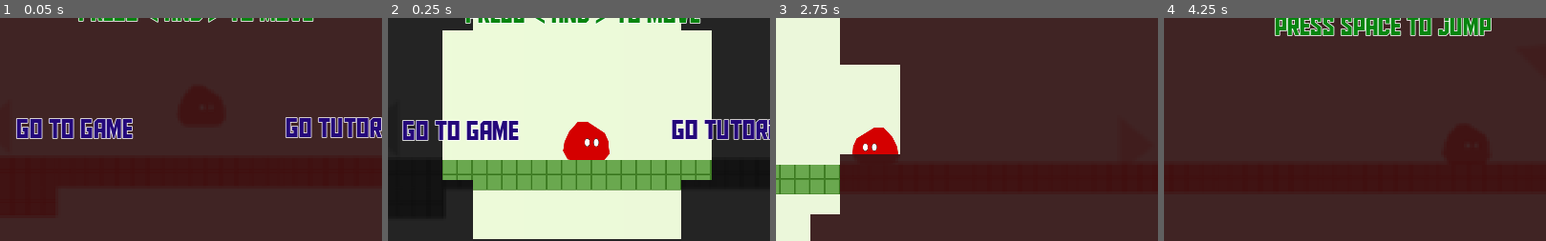
Above: before the commit, frames 1-4 (left to right).
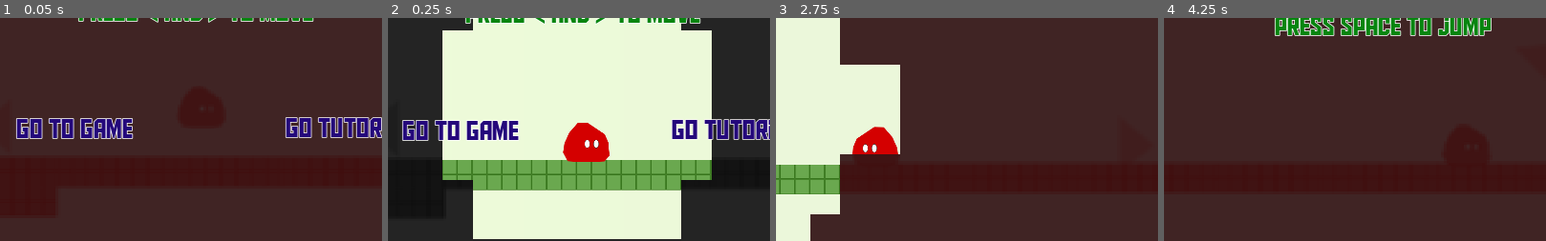
Above: after the commit, the same moments.

Repository: glitchcore/comfort
Game: Godot game, scene res://Scenes/BaseLevel.tscn
Same seed, same stepped clock (60 frames per second), same inputs: the game is played once before the commit and once after it.
Inputs:
- Up to frame 1 (0.05 s): no input
- Up to frame 2 (0.25 s): no input
- Up to frame 3 (2.75 s): tap Space (jump) at 0.5, 0.77, 1.25, 1.52, 2 s; hold Right (ui_right) 0.53-2.03 s; hold Left (ui_left) from 2.03 s (still down)
- Up to frame 4 (4.25 s): tap Space (jump) at 2.75, 3.02, 3.5, 3.77 s; release Left (ui_left) at 2.78 s; hold Right (ui_right) from 2.78 s (still down)
The pictures show only the part of the screen within x 24-74%, y 27-77%; the shares and areas given below are measured in that part.

The runs differ from the first frame. In frame 2, 0.3% of the frame differs, in the area x 45-58%, y 46-65%; in frame 3, 0.1%; in frame 4, less than 0.1%.

Commit message:
change particles

Diff:
--- a/Actors/Enemy.tscn
+++ b/Actors/Enemy.tscn
@@ -1,9 +1,7 @@
-[gd_scene load_steps=12 format=2]
+[gd_scene load_steps=11 format=2]
 
 [ext_resource path="res://Assets/enemy.png" type="Texture" id=1]
 [ext_resource path="res://Actors/Enemy.gd" type="Script" id=2]
-
-[sub_resource type="AnimatedTexture" id=7]
 
 [sub_resource type="Curve" id=8]
 min_value = -200.0
@@ -73,9 +71,11 @@
 texture = ExtResource( 1 )
 
 [node name="Particles2D" type="CPUParticles2D" parent="Enemy"]
-position = Vector2( 86.8421, 8.88889 )
+position = Vector2( -7.89474, 13.3333 )
 scale = Vector2( 2.63158, 2.22222 )
-texture = SubResource( 7 )
+amount = 100
+lifetime = 3.0
+randomness = 1.0
 spread = 105.49
 gravity = Vector2( 0, -90 )
 radial_accel_curve = SubResource( 8 )
@@ -87,6 +87,7 @@
 angle_curve = SubResource( 11 )
 scale_amount = 9.2
 scale_amount_random = 0.9
+color = Color( 0, 0, 0, 1 )
 anim_offset_random = 1.0
 
 [node name="CollisionShape2D" type="CollisionShape2D" parent="."]
--- a/Actors/Player.tscn
+++ b/Actors/Player.tscn
@@ -16,7 +16,7 @@
 [sub_resource type="Animation" id=6]
 length = 0.001
 tracks/0/type = "bezier"
-tracks/0/path = NodePath("PlayerSprite:scale:x")
+tracks/0/path = NodePath("Sprite:scale:x")
 tracks/0/interp = 1
 tracks/0/loop_wrap = true
 tracks/0/imported = false
@@ -26,7 +26,7 @@
 "times": PoolRealArray( 0 )
 }
 tracks/1/type = "bezier"
-tracks/1/path = NodePath("PlayerSprite:scale:y")
+tracks/1/path = NodePath("Sprite:scale:y")
 tracks/1/interp = 1
 tracks/1/loop_wrap = true
 tracks/1/imported = false
@@ -36,7 +36,7 @@
 "times": PoolRealArray( 0 )
 }
 tracks/2/type = "bezier"
-tracks/2/path = NodePath("PlayerSprite:position:x")
+tracks/2/path = NodePath("Sprite:position:x")
 tracks/2/interp = 1
 tracks/2/loop_wrap = true
 tracks/2/imported = false
@@ -46,7 +46,7 @@
 "times": PoolRealArray( 0 )
 }
 tracks/3/type = "bezier"
-tracks/3/path = NodePath("PlayerSprite:position:y")
+tracks/3/path = NodePath("Sprite:position:y")
 tracks/3/interp = 1
 tracks/3/loop_wrap = true
 tracks/3/imported = false
@@ -56,7 +56,7 @@
 "times": PoolRealArray( 0 )
 }
 tracks/4/type = "value"
-tracks/4/path = NodePath("PlayerSprite:position")
+tracks/4/path = NodePath("Sprite:position")
 tracks/4/interp = 1
 tracks/4/loop_wrap = true
 tracks/4/imported = false
@@ -68,7 +68,7 @@
 "values": [ Vector2( 0.5, -27.44 ) ]
 }
 tracks/5/type = "value"
-tracks/5/path = NodePath("PlayerSprite:scale")
+tracks/5/path = NodePath("Sprite:scale")
 tracks/5/interp = 1
 tracks/5/loop_wrap = true
 tracks/5/imported = false
@@ -84,7 +84,7 @@
 resource_name = "player_walk"
 loop = true
 tracks/0/type = "value"
-tracks/0/path = NodePath("PlayerSprite:position")
+tracks/0/path = NodePath("Sprite:position")
 tracks/0/interp = 1
 tracks/0/loop_wrap = true
 tracks/0/imported = false
@@ -96,7 +96,7 @@
 "values": [ Vector2( 0.5, -26.44 ), Vector2( 0.5, -25.44 ), Vector2( 0.5, -26.44 ) ]
 }
 tracks/1/type = "value"
-tracks/1/path = NodePath("PlayerSprite:scale")
+tracks/1/path = NodePath("Sprite:scale")
 tracks/1/interp = 1
 tracks/1/loop_wrap = true
 tracks/1/imported = false
